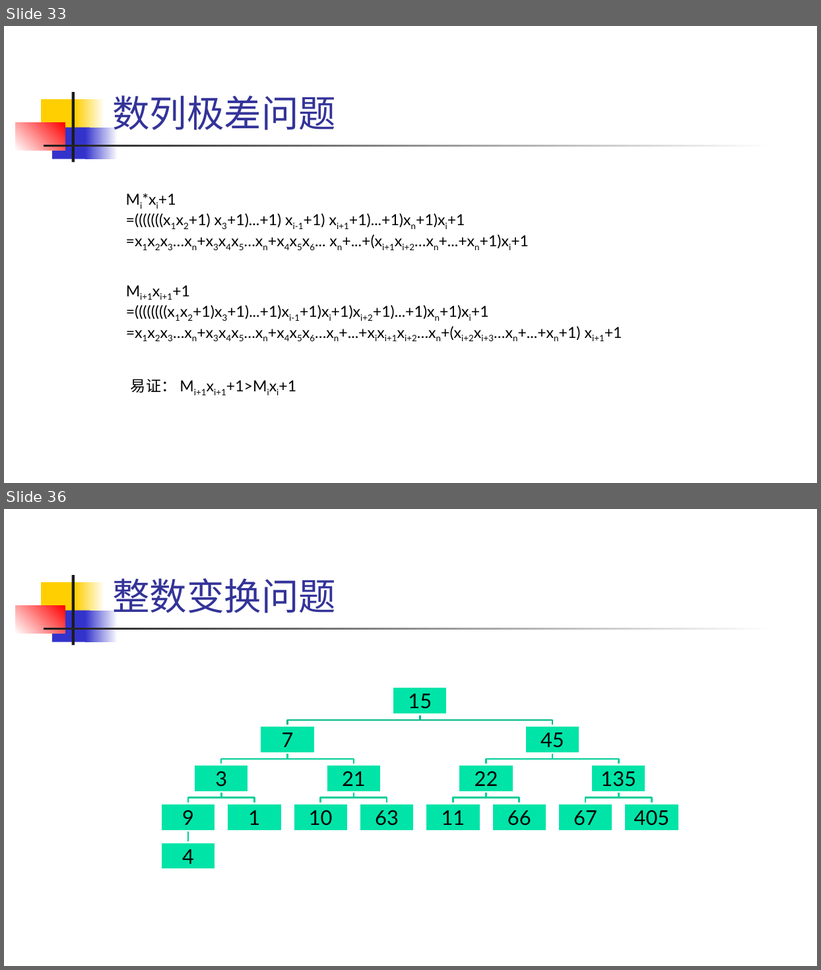
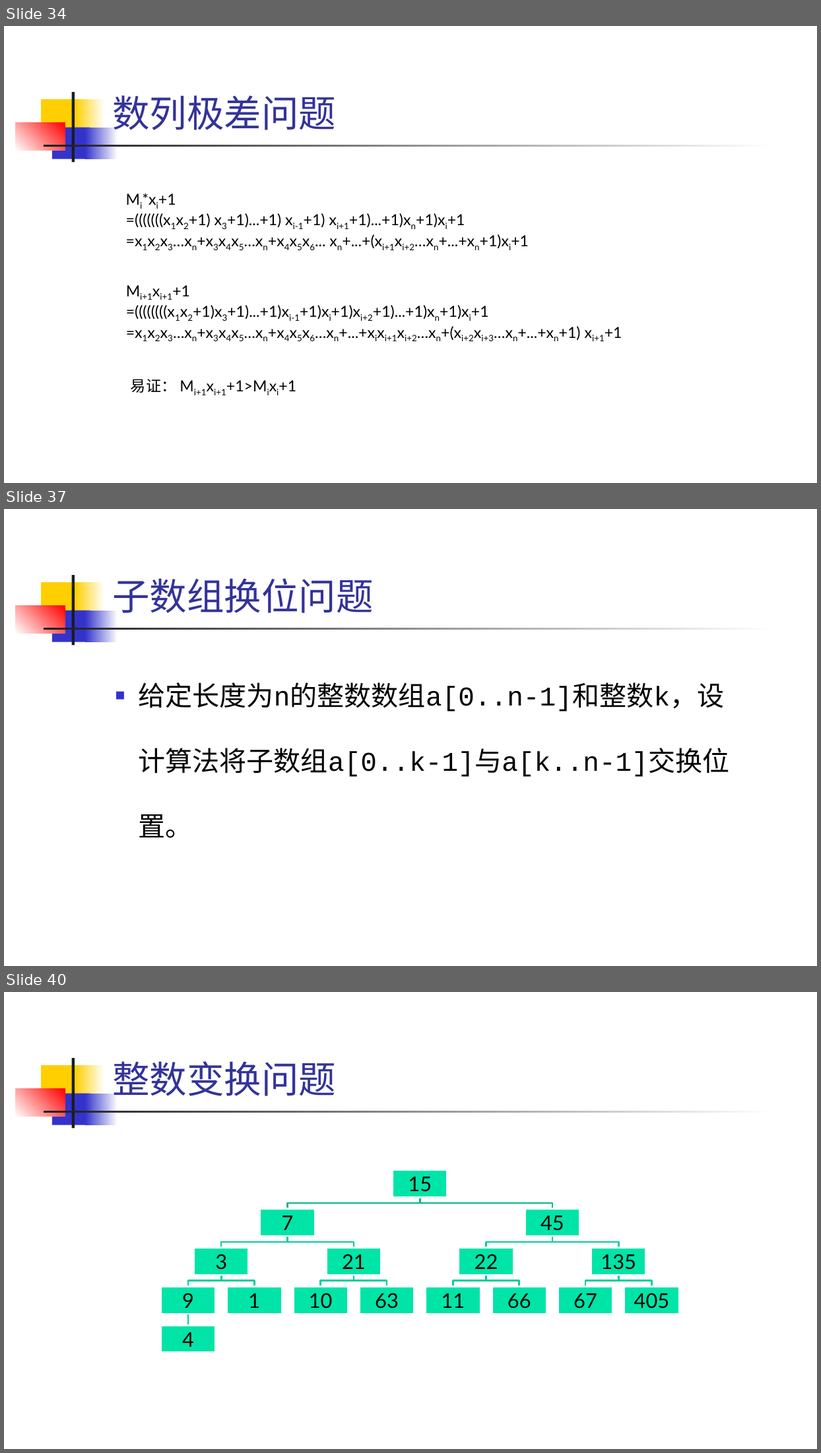
Before and after one commit to TeacherPeng/AlgorithmDesign, a slide deck: 教案/算法设计与分析.习题课.pptx. Shown one above the other, each under a label of ours: slides 33 and 36 before the commit, slides 34, 37 and 40 after it; the slides between them are not shown. The pictures are 821x970 and 821x1453 pixels, drawn with LibreOffice and Linux fonts; fonts in the diff are those of the drawing. Boxes give left, top, right and bottom in pixels: in the first picture for what was removed or moved away, otherwise in the second. Text is boxed around its words. In the diff, an @@ line names an element or a change of style, - is before the commit and + after.

```diff
--- a/教案/算法设计与分析.习题课.pptx
+++ b/教案/算法设计与分析.习题课.pptx
@@ slide 37 added at bbox=[4, 509, 817, 966], background #FFFFFF; not listed: 7 template elements that a slide beside it also shows @@
@@ title added at bbox=[112, 578, 373, 613], 44 pt, text #333399 @@
+子数组换位问题
@@ text added at bbox=[138, 683, 729, 838], 32 pt, text #000000 @@
+■ 给定长度为n的整数数组a[0..n-1]和整数k，设计算法将子数组a[0..k-1]与a[k..n-1]交换位置。
@@ what was slide 33 is now slide 34 @@
@@ what was slide 36 is now slide 40 @@
```
Also in this commit, not shown: 22 slides changed, 5 other slides added, 1 slide removed.
